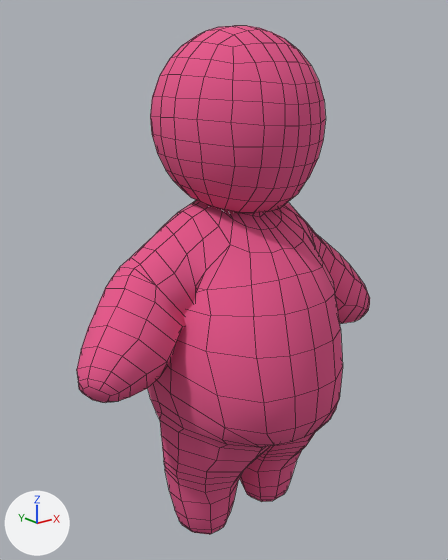
Renders of the FBX model Assets/Platform-Cook/Art/Meshes/Characters/new/enemyBlendshapes.fbx from each side of a commit.
The view is the same before and after, from a 50 mm lens placed at (-1.418, -1.705, 1.655), pointed at (-0.055, -0.002, 0.974). Every picture has the same lights, and +X, +Y and +Z are marked at lower left. Both versions are drawn at full value of the shape key 'Fatness' of 'Stickman_heads_sphere'; the numbers are the values there. Mesh edges are drawn as thin lines.

The older version as bpy lines, for what is in view:
```python
me_stickman_heads_sphere_003 = bpy.data.meshes.new('Stickman_heads_sphere.003')
me_stickman_heads_sphere_003.from_pydata(...)  # 910 vertices, 918 faces; spans x -0.68..0.68, y -0.04..1.84, z -0.44..0.29
me_stickman_heads_sphere_003.materials.append(mat_stickman)  # picture img_atlas_jpg
ob_stickman_heads_sphere = bpy.data.objects.new('Stickman_heads_sphere', me_stickman_heads_sphere_003)
ob_stickman_heads_sphere.location = (0.0, 0.0, 0.0)
ob_stickman_heads_sphere.rotation_euler = (1.571, 0.0, -3.142)  # degrees (90, 0, -180)
```
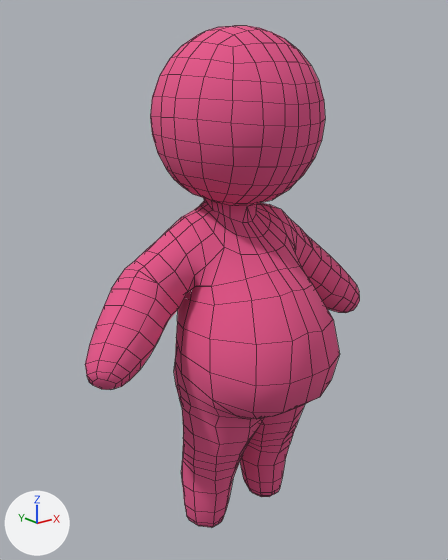
Boxes (x1, y1, x2, y2) around the edits, measured in the pictures (448 x 560 px):
'Stickman_heads_sphere', reshaped, turned: before (77, 26, 370, 534); after (85, 26, 360, 527)

Patch to the scene script:
```diff
--- a/Assets/Platform-Cook/Art/Meshes/Characters/new/enemyBlendshapes.fbx.py
+++ b/Assets/Platform-Cook/Art/Meshes/Characters/new/enemyBlendshapes.fbx.py
@@ me_stickman_heads_sphere_003 @@
 # used by ob_stickman_heads_sphere; location = (0.0, 0.0, 0.0); rotation_euler = (1.571, 0.0, -3.142), in degrees (90, 0, -180)
-me_stickman_heads_sphere_003.from_pydata(...)  # 910 vertices, 918 faces; spans x -0.68..0.68, y -0.04..1.84, z -0.44..0.29
+me_stickman_heads_sphere_003.from_pydata(...)  # 910 vertices, 918 faces; spans x -0.64..0.64, y -0.02..1.84, z -0.29..0.41
+# me_stickman_heads_sphere_003 part 1: 910 of 910 vertices moved; they spanned x -0.68..0.68, y -0.04..1.84, z -0.44..0.29 and now span x -0.64..0.64, y -0.02..1.84, z -0.29..0.41; mean shift (0.0, 0.01, 0.03); largest move (0.68, 0.78, -0.06) -> (-0.64, 0.79, 0.05)
 me_stickman_heads_sphere_003.materials.append(mat_stickman)
@@ ob_stickman_heads_sphere @@
 ob_stickman_heads_sphere.location = (0.0, 0.0, 0.0)
-ob_stickman_heads_sphere.rotation_euler = (1.571, 0.0, -3.142)  # degrees (90, 0, -180)
+ob_stickman_heads_sphere.rotation_euler = (1.571, 0.0, 0.0)  # degrees (90, 0, 0)
```
